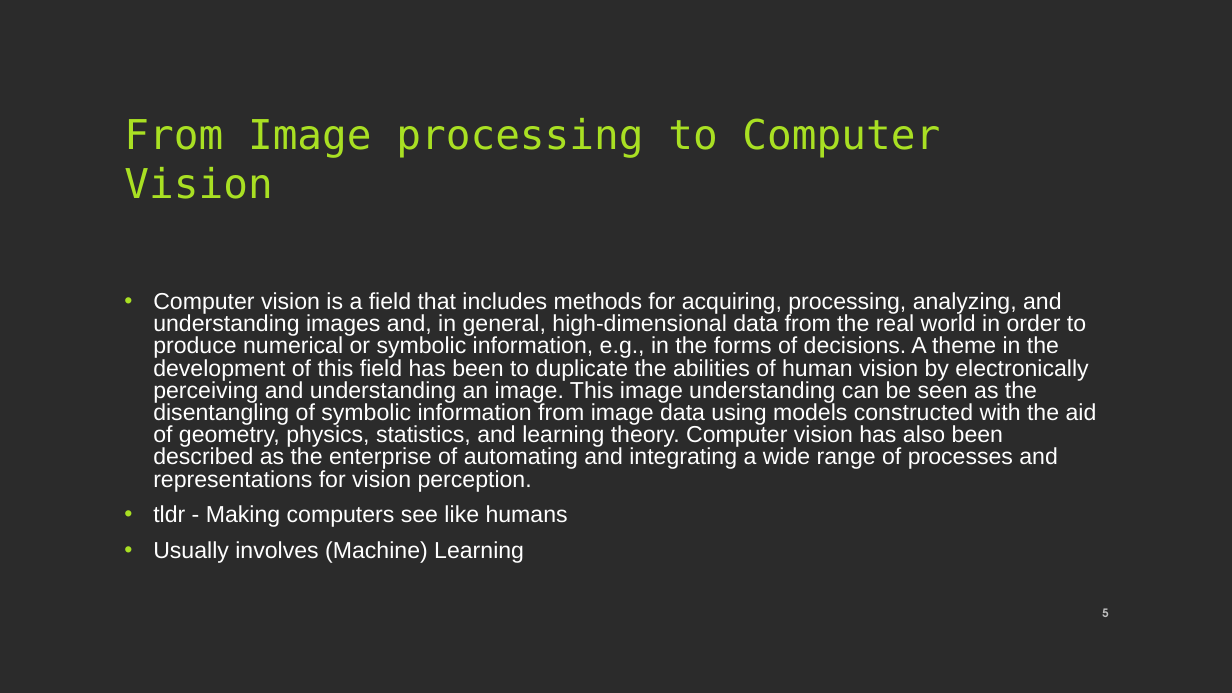
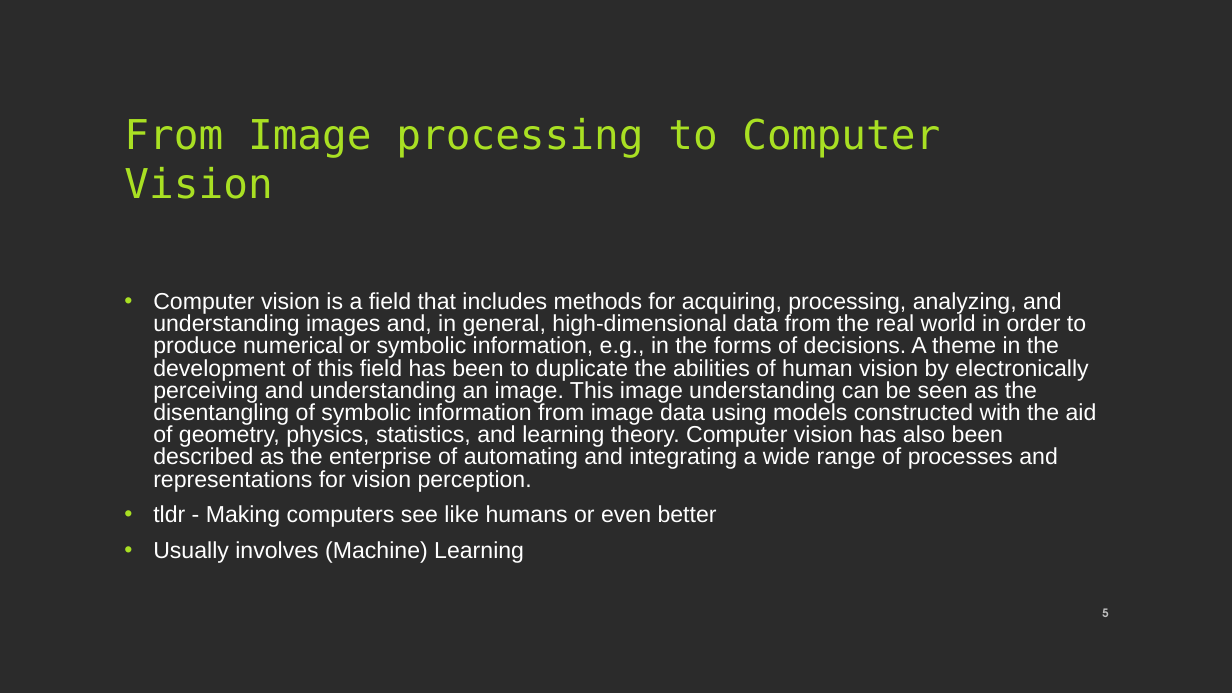
Before and after one commit to atemysemicolon/PyBCN, a slide deck: slide 5 of Presentation/Presentation.ppt. Drawn at 1232x693 pixels with LibreOffice and Linux fonts; fonts in the diff are those of the drawing; background and template pictures are left out; a plain dark background stands for a picture behind light text. Boxes give left, top, right and bottom in pixels: in the first picture for what was removed or moved away, otherwise in the second. Text is boxed around its words. In the diff, an @@ line names an element or a change of style, - is before the commit and + after.

```diff
--- a/Presentation/Presentation.ppt
+++ b/Presentation/Presentation.ppt
@@ text at [153,505,717,527]: text changed @@
-• tldr - Making computers see like humans
+• tldr - Making computers see like humans or even better
```
Also in this commit, not shown: 3 other slides changed, 11 other files.
